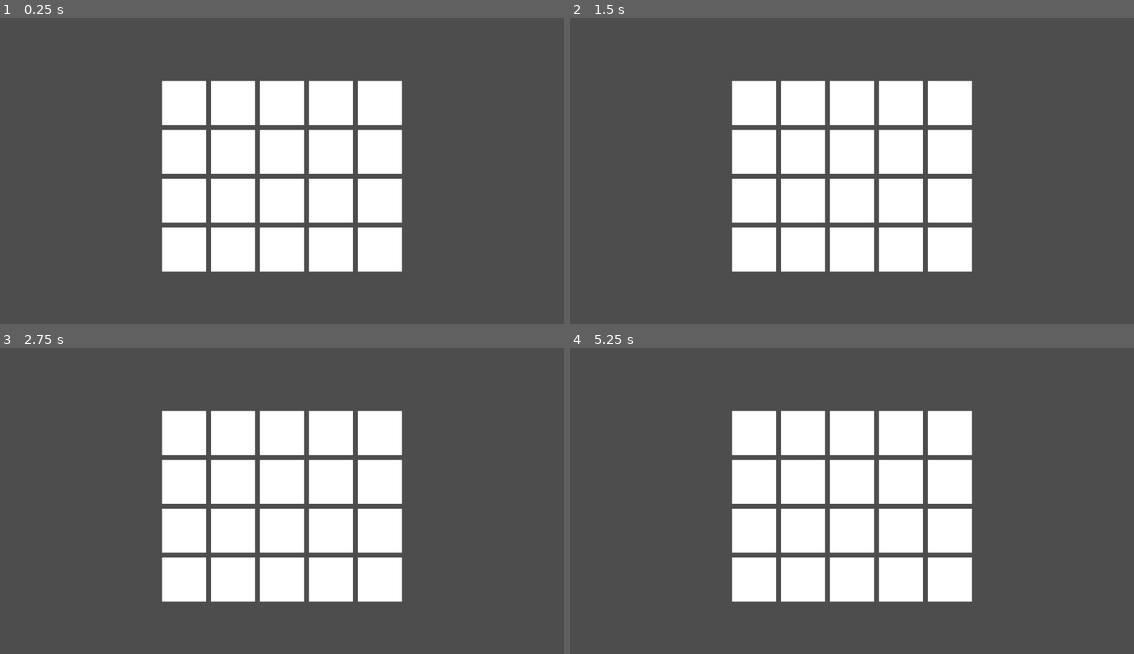
Above: before the commit, frames 1-4 (two rows, left to right).
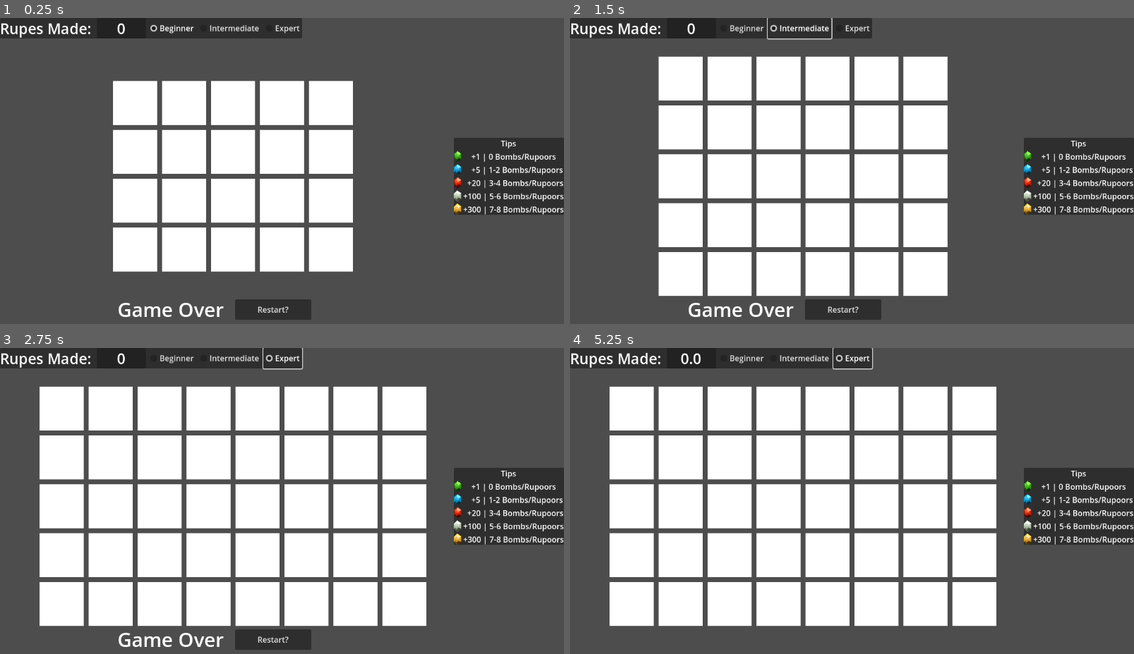
Above: after the commit, the same moments.

Repository: Spaceman113138/SkywardSwordMinesweeper
Game: Godot game, scene res://world.tscn
Two runs of this game, one before a commit and one after it. Both use one fixed random seed, a clock stepped at 60 frames per second and the inputs below.
Inputs (mouse positions are in pixels of both pictures, inside the frame that each line leads up to):
- Up to frame 1 (0.25 s): no input
- Up to frame 2 (1.5 s): click (739, 27) at 0.5 s, where only the run after the commit has a clickable "Beginner"; click (801, 27) at 1.25 s, where only the run after the commit has a clickable "Intermediate"
- Up to frame 3 (2.75 s): click (282, 357) at 2 s, where only the run after the commit has a clickable "Expert"
- Up to frame 4 (5.25 s): click (840, 638) at 2.75 s, where only the run after the commit has a clickable "Restart?"; click (739, 357) at 3.5 s, where only the run after the commit has a clickable "Beginner"; click (801, 357) at 4.25 s, where only the run after the commit has a clickable "Intermediate"; click (852, 357) at 5 s, where only the run after the commit has a clickable "Expert"

The runs differ from the first frame. In frame 1, 18% of the frame differs, in the area x 0-100%, y 0-99%; in frame 2, 35%; in frame 3, 43%; in frame 4, 41%.

Commit message:
Added a GUI for game mode

Diff:
--- /dev/null
+++ b/DifficultyButtonGroup.tres
@@ -0,0 +1,3 @@
+[gd_resource type="ButtonGroup" format=3 uid="uid://bga3775ac35ci"]
+
+[resource]
--- a/tile.gd
+++ b/tile.gd
@@ -1,16 +1,21 @@
 class_name Tile
 extends Area2D
 
-enum CAN_CONTAIN {BOMB = 0, GREEN = 1, BLUE = 2, RED = 3, BLACK = 4, SILVER = 5, GOLD = 6}
+enum CAN_CONTAIN {BOMB = 0, GREEN = 1, BLUE = 5, RED = 20, BLACK = -10, SILVER = 100, GOLD = 300}
 var type: String = ""
+var contents:CAN_CONTAIN
 
 var mouseHovering: bool = false
+var hasBeenClicked: bool = false
+
+signal clicked(contents:float)
 
 @onready var containsSprite: Sprite2D = get_child(3)
 
 
 func setContains(contains: CAN_CONTAIN) -> void:
 	containsSprite = get_child(3)
+	contents = contains
 
 	match contains:
 		CAN_CONTAIN.BOMB:
@@ -32,22 +37,31 @@
 		var path := "res://rupe icons/SS-Bomb.png"
 		var texture: Texture2D = load(path)
 		containsSprite.texture = texture
+		containsSprite.scale = Vector2(0.088, 0.088)
 	else:
 		var path = "res://rupe icons/SS-" + type + "Rupee.png"
 		var texture: Texture2D = load(path)
 		containsSprite.texture = texture
-		containsSprite.scale = Vector2(0.015, 0.015)
+		if type == "Black" or type == "Gold":
+			containsSprite.scale = Vector2(0.015, 0.015)
+		else:
+			containsSprite.scale = Vector2(0.028, 0.028)
 
 
 func _input(event: InputEvent) -> void:
 	if event is InputEventMouseButton:
-		if event.button_index == 1 and event.pressed == false and mouseHovering:
-			clicked()
+		if event.button_index == 1 and event.pressed == false and mouseHovering and hasBeenClicked == false:
+			hasBeenClicked = true
+			onClicked()
 
 
-func clicked():
-	print("clicked")
+func reveal():
 	containsSprite.visible = true
+
+
+func onClicked():
+	containsSprite.visible = true
+	clicked.emit(contents)
 
 
 func _on_mouse_entered() -> void:
--- /dev/null
+++ b/tips.tscn
@@ -0,0 +1,89 @@
+[gd_scene load_steps=6 format=3 uid="uid://ehkcn22ov0ki"]
+
+[ext_resource type="Texture2D" uid="uid://b1qiifymsgm68" path="res://rupe icons/SS-GreenRupee.png" id="1_jfovb"]
+[ext_resource type="Texture2D" uid="uid://begg6k15g7jeb" path="res://rupe icons/SS-BlueRupee.png" id="2_w0cmx"]
+[ext_resource type="Texture2D" uid="uid://c1nc435js8i3h" path="res://rupe icons/SS-RedRupee.png" id="3_318i3"]
+[ext_resource type="Texture2D" uid="uid://ujefqvswo0dg" path="res://rupe icons/SS-SilverRupee.png" id="4_klbjd"]
+[ext_resource type="Texture2D" uid="uid://dyaup7vdgfdqy" path="res://rupe icons/SS-GoldRupee.png" id="5_qoa8i"]
+
+[node name="Tips" type="Control"]
+layout_mode = 3
+anchors_preset = 6
+anchor_left = 1.0
+anchor_top = 0.5
+anchor_right = 1.0
+anchor_bottom = 0.5
+grow_horizontal = 0
+grow_vertical = 2
+size_flags_horizontal = 3
+size_flags_vertical = 3
+mouse_filter = 2
+
+[node name="PanelContainer" type="PanelContainer" parent="."]
+layout_mode = 1
+anchors_preset = 11
+anchor_left = 1.0
+anchor_right = 1.0
+anchor_bottom = 1.0
+offset_left = -225.0
+grow_horizontal = 0
+grow_vertical = 2
+
+[node name="VBoxContainer" type="VBoxContainer" parent="PanelContainer"]
+layout_mode = 2
+
+[node name="Label" type="Label" parent="PanelContainer/VBoxContainer"]
+layout_mode = 2
+text = "Tips"
+horizontal_alignment = 1
+
+[node name="GridContainer" type="GridContainer" parent="PanelContainer/VBoxContainer"]
+layout_mode = 2
+size_flags_horizontal = 8
+size_flags_vertical = 4
+columns = 2
+
+[node name="TextureRect" type="TextureRect" parent="PanelContainer/VBoxContainer/GridContainer"]
+layout_mode = 2
+texture = ExtResource("1_jfovb")
+expand_mode = 3
+
+[node name="Label" type="Label" parent="PanelContainer/VBoxContainer/GridContainer"]
+layout_mode = 2
+text = "    +1 | 0 Bombs/Rupoors"
+
+[node name="TextureRect2" type="TextureRect" parent="PanelContainer/VBoxContainer/GridContainer"]
+layout_mode = 2
+texture = ExtResource("2_w0cmx")
+expand_mode = 3
+
+[node name="Label2" type="Label" parent="PanelContainer/VBoxContainer/GridContainer"]
+layout_mode = 2
+text = "    +5 | 1-2 Bombs/Rupoors"
+
+[node name="TextureRect3" type="TextureRect" parent="PanelContainer/VBoxContainer/GridContainer"]
+layout_mode = 2
+texture = ExtResource("3_318i3")
+expand_mode = 3
+
+[node name="Label3" type="Label" parent="PanelContainer/VBoxContainer/GridContainer"]
+layout_mode = 2
+text = "  +20 | 3-4 Bombs/Rupoors"
+
+[node name="TextureRect4" type="TextureRect" parent="PanelContainer/VBoxContainer/GridContainer"]
+layout_mode = 2
+texture = ExtResource("4_klbjd")
+expand_mode = 3
+
+[node name="Label4" type="Label" parent="PanelContainer/VBoxContainer/GridContainer"]
+layout_mode = 2
+text = "+100 | 5-6 Bombs/Rupoors"
+
+[node name="TextureRect5" type="TextureRect" parent="PanelContainer/VBoxContainer/GridContainer"]
+layout_mode = 2
+texture = ExtResource("5_qoa8i")
+expand_mode = 3
+
+[node name="Label5" type="Label" parent="PanelContainer/VBoxContainer/GridContainer"]
+layout_mode = 2
+text = "+300 | 7-8 Bombs/Rupoors"
--- /dev/null
+++ b/ui.gd
@@ -0,0 +1,22 @@
+class_name TopUI
+extends Control
+
+
+@onready var rupesMadeLabel: Label = get_node("PanelContainer/HBoxContainer/PanelContainer/rupesMade")
+
+signal changeDifficulty(newDifficulty: String)
+
+func updateRupesMade(newValue: float):
+	rupesMadeLabel.text = str(newValue)
+
+
+func _on_beginner_pressed() -> void:
+	changeDifficulty.emit("beginner")
+
+
+func _on_intermediate_pressed() -> void:
+	changeDifficulty.emit("intermediate")
+
+
+func _on_expert_pressed() -> void:
+	changeDifficulty.emit("expert")
--- /dev/null
+++ b/ui.tscn
@@ -0,0 +1,65 @@
+[gd_scene load_steps=5 format=3 uid="uid://daaln6xidicmu"]
+
+[ext_resource type="Script" uid="uid://57m758a871p6" path="res://ui.gd" id="1_fyqef"]
+[ext_resource type="ButtonGroup" uid="uid://bga3775ac35ci" path="res://DifficultyButtonGroup.tres" id="2_m6e0p"]
+
+[sub_resource type="LabelSettings" id="LabelSettings_xb563"]
+font_size = 30
+
+[sub_resource type="LabelSettings" id="LabelSettings_fyqef"]
+font_size = 30
+
+[node name="UI" type="Control"]
+layout_mode = 3
+anchor_right = 1.0
+anchor_bottom = 1.0
+offset_left = 25.0
+offset_top = 10.0
+grow_horizontal = 2
+grow_vertical = 2
+mouse_filter = 2
+script = ExtResource("1_fyqef")
+
+[node name="PanelContainer" type="PanelContainer" parent="."]
+layout_mode = 0
+offset_right = 40.0
+offset_bottom = 40.0
+
+[node name="HBoxContainer" type="HBoxContainer" parent="PanelContainer"]
+layout_mode = 2
+
+[node name="Label" type="Label" parent="PanelContainer/HBoxContainer"]
+layout_mode = 2
+text = "Rupes Made: "
+label_settings = SubResource("LabelSettings_xb563")
+
+[node name="PanelContainer" type="PanelContainer" parent="PanelContainer/HBoxContainer"]
+custom_minimum_size = Vector2(100, 0)
+layout_mode = 2
+size_flags_horizontal = 3
+
+[node name="rupesMade" type="Label" parent="PanelContainer/HBoxContainer/PanelContainer"]
+layout_mode = 2
+text = "0"
+label_settings = SubResource("LabelSettings_fyqef")
+horizontal_alignment = 1
+
+[node name="Beginner" type="CheckBox" parent="PanelContainer/HBoxContainer"]
+layout_mode = 2
+button_pressed = true
+button_group = ExtResource("2_m6e0p")
+text = "Beginner"
+
+[node name="Intermediate" type="CheckBox" parent="PanelContainer/HBoxContainer"]
+layout_mode = 2
+button_group = ExtResource("2_m6e0p")
+text = "Intermediate"
+
+[node name="Expert" type="CheckBox" parent="PanelContainer/HBoxContainer"]
+layout_mode = 2
+button_group = ExtResource("2_m6e0p")
+text = "Expert"
+
+[connection signal="pressed" from="PanelContainer/HBoxContainer/Beginner" to="." method="_on_beginner_pressed"]
+[connection signal="pressed" from="PanelContainer/HBoxContainer/Intermediate" to="." method="_on_intermediate_pressed"]
+[connection signal="pressed" from="PanelContainer/HBoxContainer/Expert" to="." method="_on_expert_pressed"]
--- a/world.gd
+++ b/world.gd
@@ -1,11 +1,33 @@
 extends Node2D
 
 var tileSize = 20
-var gridSize = [5,4]
+const beginner = [5,4]
+const intermediate = [6,5]
+const expert = [8,5]
+var gridSize = beginner
+
+var bombNum = 4
+var blackNum = 0
 
 var scene = preload("res://tile.tscn")
 
+var currentValue: float = 0
+
+@onready var UI: TopUI = get_node("Camera2D/CanvasLayer/UI")
+@onready var gameOverScreen: Control = get_node("Camera2D/CanvasLayer/gameOver")
+
 func _ready() -> void:
+	UI.connect("changeDifficulty", updateDifficulty)
+
+	createNewBoard()
+
+
+func createNewBoard():
+	removeBoard()
+
+	var board = generateBoard()
+
+
 	var xOffset = 0
 	if gridSize[0] % 2 == 1:
 		xOffset = tileSize * (floor(gridSize[0] / 2))
@@ -22,7 +44,116 @@
 		var nextY = yOffset - tileSize * r
 		for c in range(gridSize[0]):
 			var tileScene = scene.instantiate()
-			tileScene.setContains(randi_range(0, 6))
+			tileScene.setContains(board[r][c])
 			var nextX = -xOffset + c * tileSize
-			tileScene.position = Vector2(nextX, nextY)
+			tileScene.position = Vector2(nextX, nextY) - Vector2(20, 0)
+			tileScene.connect("clicked", contentsUpdate)
 			add_child(tileScene)
+
+
+func generateBoard():
+	var board = []
+	for r in range(gridSize[1]):
+		board.append([])
+		for c in range(gridSize[0]):
+			board[r].append(10)
+
+	#Place bombs
+	for i in range(bombNum):
+		while true:
+			var x = randi_range(0, gridSize[0] - 1)
+			var y = randi_range(0, gridSize[1] - 1)
+			if board[y][x] == 10:
+				board[y][x] = Tile.CAN_CONTAIN.BOMB
+				break
+
+	for i in range(blackNum):
+		while true:
+			var x = randi_range(0, gridSize[0] - 1)
+			var y = randi_range(0, gridSize[1] - 1)
+			if board[y][x] == 10:
+				board[y][x] = Tile.CAN_CONTAIN.BLACK
+				break
+
+	for r in range(gridSize[1]):
+		for c in range(gridSize[0]):
+			if board[r][c] == 10:
+				match numNeighborBad(board, r, c):
+					0:
+						board[r][c] = Tile.CAN_CONTAIN.GREEN
+					1, 2:
+						board[r][c] = Tile.CAN_CONTAIN.BLUE
+					3,4:
+						board[r][c] = Tile.CAN_CONTAIN.RED
+					5,6:
+						board[r][c] = Tile.CAN_CONTAIN.SILVER
+					7,8:
+						board[r][c] = Tile.CAN_CONTAIN.GOLD
+
+	print(board)
+	return board
+
+
+func numNeighborBad(board, r, c):
+	var numBad = 0
+	for rO in [-1, 0, 1]:
+		for cO in [-1, 0 ,1]:
+			if rO != 0 or cO != 0:
+				var contents = board[rO + r][cO + c] if validIndex(board, r + rO, c + cO) else 10
+				if contents == Tile.CAN_CONTAIN.BOMB or contents == Tile.CAN_CONTAIN.BLACK:
+					numBad += 1
+	print(numBad)
+	return numBad
+
+
+func validIndex(board, r, c):
+	var validR = r >= 0 and r < len(board)
+	var validC = c >= 0 and c < len(board[0])
+	return validR and validC
+
+
+func revealAll():
+	var children = get_children()
+	for child in children:
+		if child is Tile:
+			child.reveal()
+
+
+func contentsUpdate(value:float):
+	if value == 0:
+		print("Game Over")
+		revealAll()
+		gameOverScreen.visible = true
+	else:
+		currentValue += value
+		UI.updateRupesMade(currentValue)
+		print(currentValue)
+
+
+func removeBoard():
+	for child in get_children():
+		if child is Tile:
+			remove_child(child)
+
+
+func updateDifficulty(newDifficulty: String):
+	if newDifficulty == "beginner":
+		gridSize = beginner
+		bombNum = 4
+		blackNum = 0
+	elif newDifficulty == "intermediate":
+		gridSize = intermediate
+		bombNum = 4
+		blackNum = 4
+	else:
+		gridSize = expert
+		bombNum = 8
+		blackNum = 8
+
+	createNewBoard()
+
+
+func _on_restart_button_pressed() -> void:
+	gameOverScreen.visible = false
+	createNewBoard()
+	UI.updateRupesMade(0)
--- a/world.tscn
+++ b/world.tscn
@@ -1,9 +1,51 @@
-[gd_scene load_steps=2 format=3 uid="uid://c7yijgbuivedw"]
+[gd_scene load_steps=5 format=3 uid="uid://c7yijgbuivedw"]
 
 [ext_resource type="Script" uid="uid://d3va2rai7kfbv" path="res://world.gd" id="1_fj7yv"]
+[ext_resource type="PackedScene" uid="uid://daaln6xidicmu" path="res://ui.tscn" id="2_fj7yv"]
+[ext_resource type="PackedScene" uid="uid://ehkcn22ov0ki" path="res://tips.tscn" id="3_tlwt5"]
+
+[sub_resource type="LabelSettings" id="LabelSettings_tlwt5"]
+font_size = 40
 
 [node name="World" type="Node2D"]
 script = ExtResource("1_fj7yv")
 
 [node name="Camera2D" type="Camera2D" parent="."]
 zoom = Vector2(5, 5)
+
+[node name="CanvasLayer" type="CanvasLayer" parent="Camera2D"]
+
+[node name="UI" parent="Camera2D/CanvasLayer" instance=ExtResource("2_fj7yv")]
+anchors_preset = 15
+offset_left = 0.0
+offset_top = 0.0
+
+[node name="Tips" parent="Camera2D/CanvasLayer" instance=ExtResource("3_tlwt5")]
+
+[node name="gameOver" type="Control" parent="Camera2D/CanvasLayer"]
+layout_mode = 3
+anchors_preset = 2
+anchor_top = 1.0
+anchor_bottom = 1.0
+offset_top = -40.0
+offset_right = 40.0
+grow_vertical = 0
+
+[node name="text" type="Label" parent="Camera2D/CanvasLayer/gameOver"]
+layout_mode = 0
+offset_left = 240.0
+offset_top = -39.0
+offset_right = 458.0
+offset_bottom = 16.0
+text = "Game Over"
+label_settings = SubResource("LabelSettings_tlwt5")
+
+[node name="restartButton" type="Button" parent="Camera2D/CanvasLayer/gameOver"]
+layout_mode = 0
+offset_left = 480.0
+offset_top = -32.0
+offset_right = 636.0
+offset_bottom = 10.0
+text = "Restart?"
+
+[connection signal="pressed" from="Camera2D/CanvasLayer/gameOver/restartButton" to="." method="_on_restart_button_pressed"]
Not shown, added: ui.gd.uid
